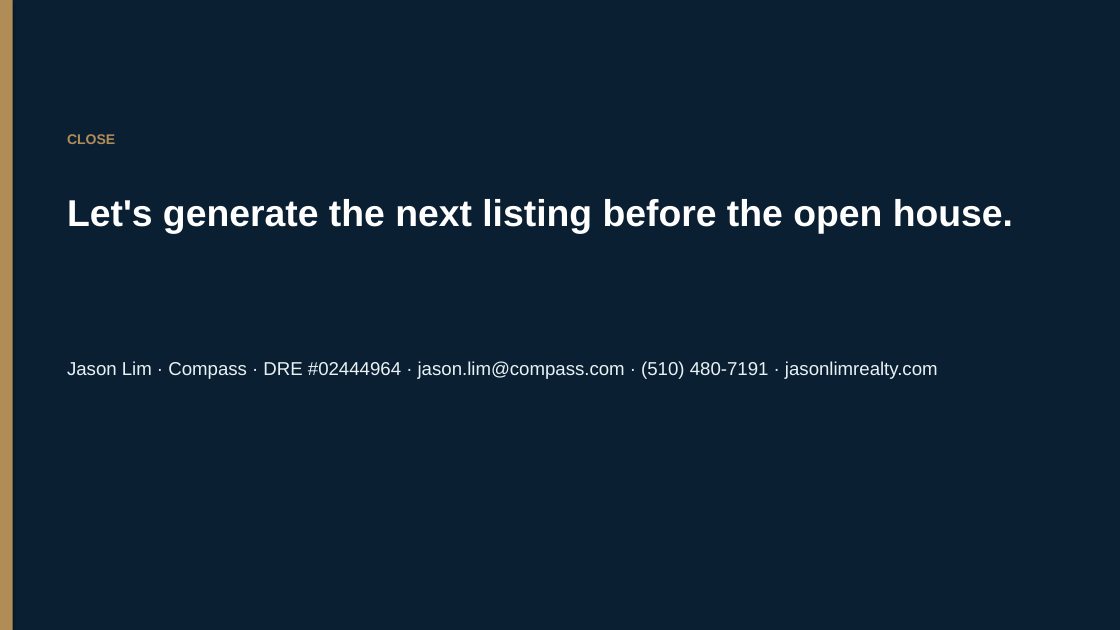
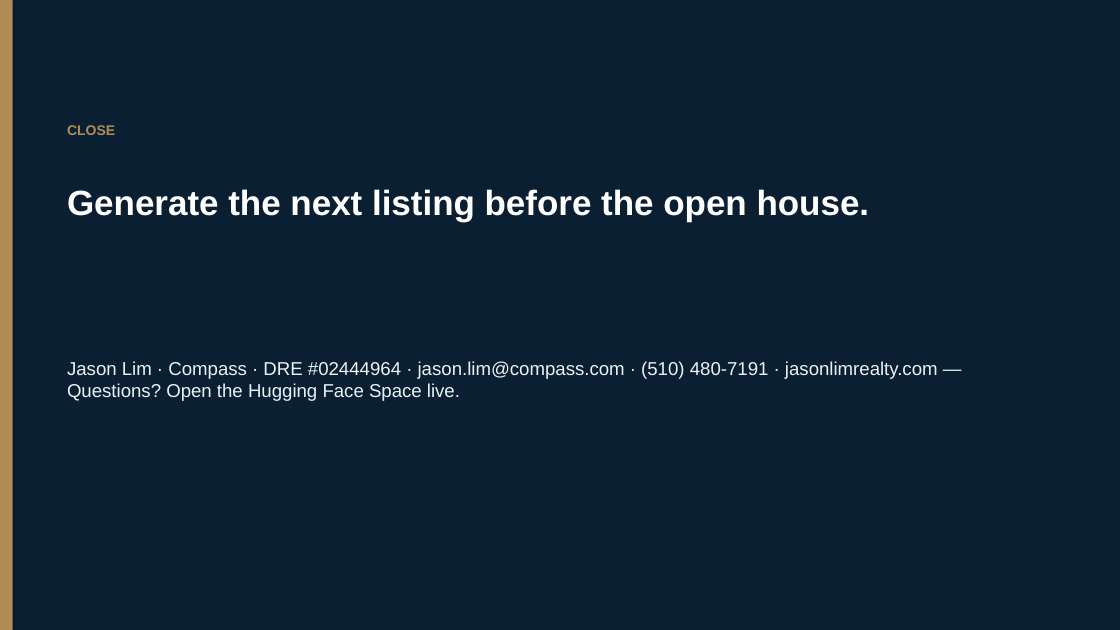
Before and after one commit to jhhlim/LLMFundamentals, a slide deck: slide 4 of Jason_Lim_Project_Notes_Demo_10min_VC_Pitch.pptx (slide 11 before the commit). Drawn at 1120x630 pixels with LibreOffice and Linux fonts; fonts in the diff are those of the drawing. Boxes give left, top, right and bottom in pixels: in the first picture for what was removed or moved away, otherwise in the second. Text is boxed around its words. In the diff, an @@ line names an element or a change of style, - is before the commit and + after.

```diff
--- a/Jason_Lim_Project_Notes_Demo_10min_VC_Pitch.pptx
+++ b/Jason_Lim_Project_Notes_Demo_10min_VC_Pitch.pptx
@@ text "CLOSE": place and size @@
-text "CLOSE" at bbox=[67, 134, 115, 144]
+text "CLOSE" at bbox=[67, 125, 115, 135]
@@ text at bbox=[67, 189, 870, 222]: text changed; size 32 to 30 pt @@
-Let's generate the next listing before the open house.
+Generate the next listing before the open house.
@@ text at bbox=[67, 361, 938, 401]: text changed @@
-Jason Lim · Compass · DRE #02444964 · jason.lim@compass.com · (510) 480-7191 · jasonlimrealty.com
+Jason Lim · Compass · DRE #02444964 · jason.lim@compass.com · (510) 480-7191 · jasonlimrealty.com — Questions? Open the Hugging Face Space live.
```
Also in this commit, not shown: 1 other slide changed, 2 slides added, 9 slides removed, 2 other files.
